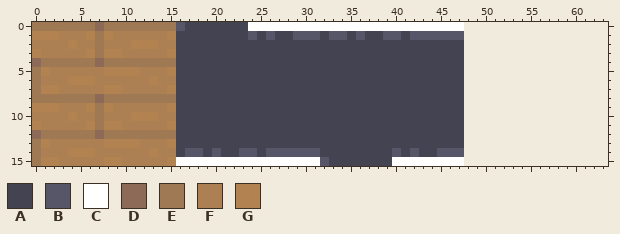
Pixel-art file -- Assets/Pixelart/Wall And Floor/floor.aseprite. Above is the file before it was changed.
48x16 pixels, 1 frame. Colours within 5 levels of each other are drawn and written as one. The old version is drawn lined up with the new one, on the new canvas.
Palette (. is transparent): A #444351  B #575568  C #ffffff  D #8d6a58  E #9f7953  F #ac8053  G #b38251
Pixels before, first column x 0:
 0 EEEEEEEDEEEEEEEEBAAAAAAACCCCCCCCCCCCCCCCCCCCCCCC
 1 GGGFFFGEGFFFFFFGAAAAAAAABABAABBBABBABAABBABBBBBB
 2 FFFFGFFEFFFGGGFFAAAAAAAAAAAAAAAAAAAAAAAAAAAAAAAA
 3 GFFFFFGEGGFFFFFGAAAAAAAAAAAAAAAAAAAAAAAAAAAAAAAA
 4 DEEEEEEDEEEEEEEEAAAAAAAAAAAAAAAAAAAAAAAAAAAAAAAA
 5 EGFFFFFFGGGGFFFGAAAAAAAAAAAAAAAAAAAAAAAAAAAAAAAA
 6 EFFFGGGFFFFFFGFFAAAAAAAAAAAAAAAAAAAAAAAAAAAAAAAA
 7 EGGFFFFFGGFFFFFGAAAAAAAAAAAAAAAAAAAAAAAAAAAAAAAA
 8 EEEEEEEDEEEEEEEEAAAAAAAAAAAAAAAAAAAAAAAAAAAAAAAA
 9 GGGFFFGEGFFFFFFGAAAAAAAAAAAAAAAAAAAAAAAAAAAAAAAA
10 FFFFGFFEFFFGGGFFAAAAAAAAAAAAAAAAAAAAAAAAAAAAAAAA
11 GFFFFFGEGGFFFFFGAAAAAAAAAAAAAAAAAAAAAAAAAAAAAAAA
12 DEEEEEEDEEEEEEEEAAAAAAAAAAAAAAAAAAAAAAAAAAAAAAAA
13 EGFFFFFFGGGGFFFGAAAAAAAAAAAAAAAAAAAAAAAAAAAAAAAA
14 EFFFGGGFFFFFFGFFABBABAABBABBBBBBAAAAAAAABABAABBB
15 EGGFFFFFGGFFFFFGCCCCCCCCCCCCCCCCBAAAAAAACCCCCCCC
After:
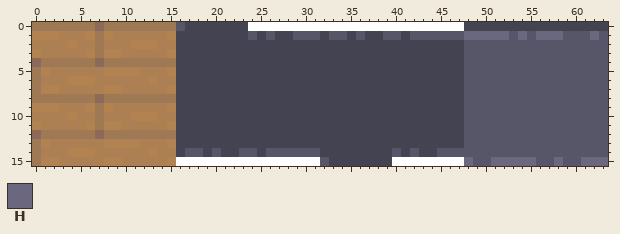
Colours new in this view: H #6a677e
From old to new:
canvas 48x16 -> 64x16
There is now colour A in row 0 at x 48 to 63.
There is now colour B in row 1 at x 53, 55, 59 to 61 and 63; in rows 2 to 14 at x 48 to 63; in row 15 at x 49 to 50, 56 to 57 and 59 to 60.
There is now colour H in row 1 at x 48 to 52, 54, 56 to 58 and 62; in row 15 at x 48, 51 to 55, 58 and 61 to 63.
